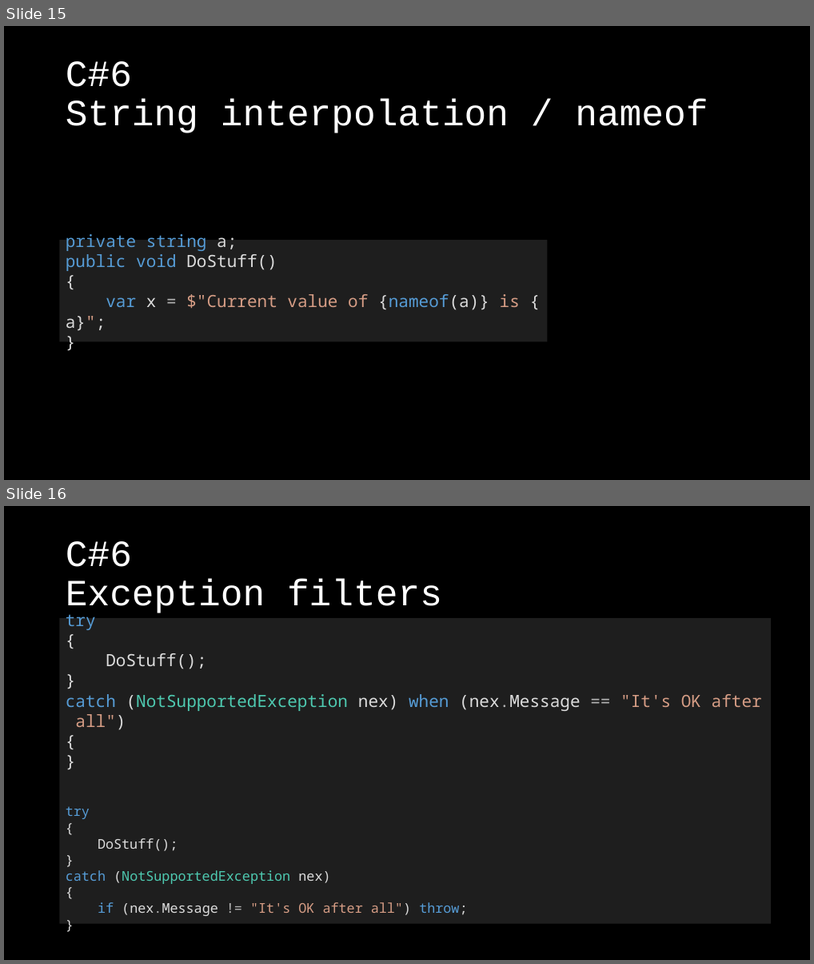
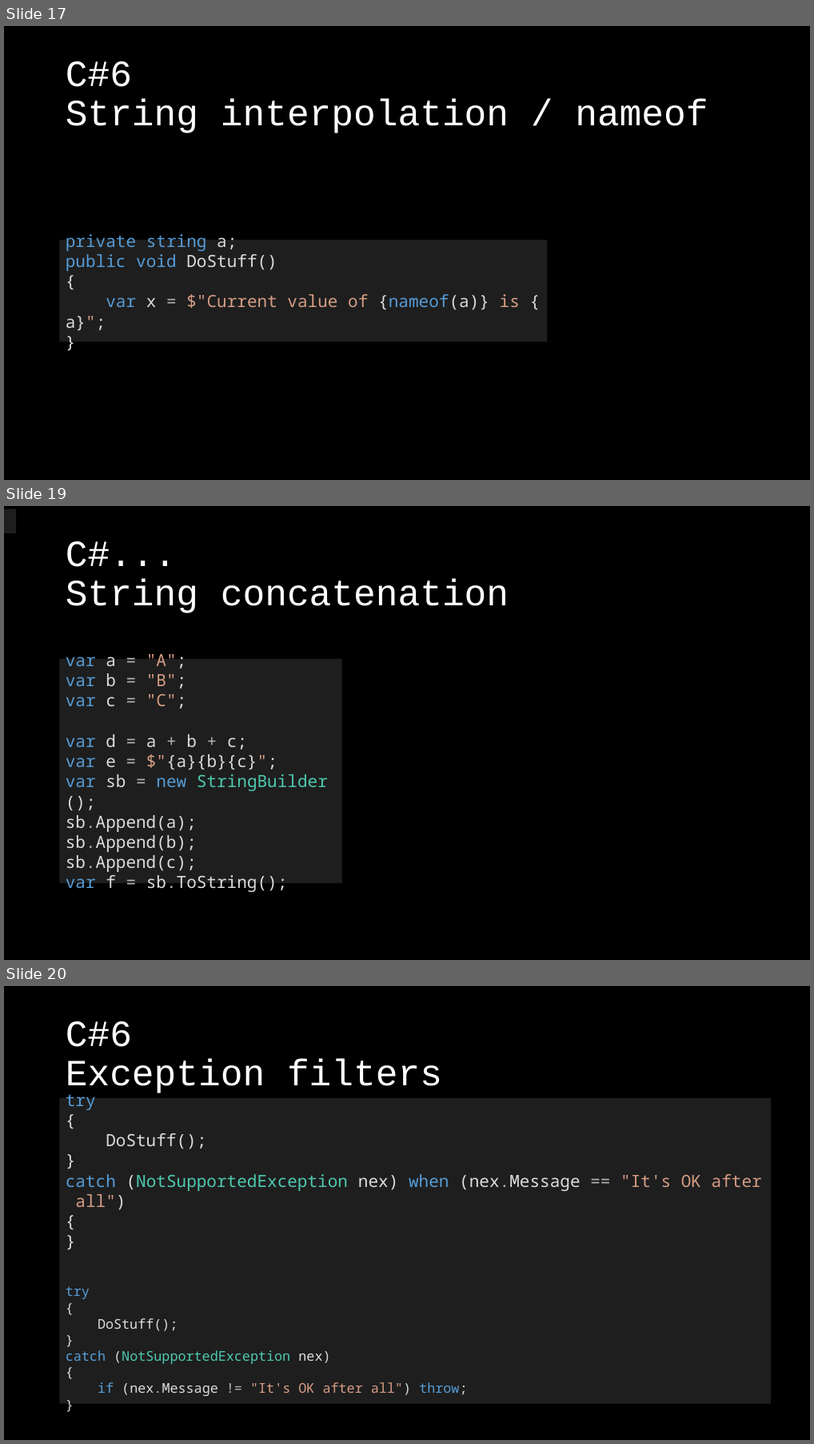
Before and after one commit to KlausLinzner/CSTrainings, a slide deck: WhatsNew.pptx. Shown one above the other, each under a label of ours: slides 15 and 16 before the commit, slides 17, 19 and 20 after it; the slides between them are not shown. The pictures are 814x964 and 814x1444 pixels, drawn with LibreOffice and Linux fonts; fonts in the diff are those of the drawing; background and template pictures are left out. Boxes give left, top, right and bottom in pixels: in the first picture for what was removed or moved away, otherwise in the second. Text is boxed around its words. In the diff, an @@ line names an element or a change of style, - is before the commit and + after.

```diff
--- a/WhatsNew.pptx
+++ b/WhatsNew.pptx
@@ slide 19 added at [4,506,810,960], background picture (left out) @@
@@ rectangle added at [4,509,16,533], fill #1E1E1E @@
@@ title added at [66,541,509,613], 44 pt, text #FFFFFF @@
+C#...
+String concatenation
@@ text added at [60,656,342,885], fill #1E1E1E, 20 pt, text #DCDCDC @@
+var a = "A";
+var b = "B";
+var c = "C";
+var d = a + b + c;
+var e = $"{a}{b}{c}";
+var sb = new StringBuilder();
+sb.Append(a);
+sb.Append(b);
+sb.Append(c);
+var f = sb.ToString();
@@ what was slide 15 is now slide 17 @@
@@ what was slide 16 is now slide 20 @@
```
Also in this commit, not shown: 4 slides changed, 7 other slides added, 25 other files.
